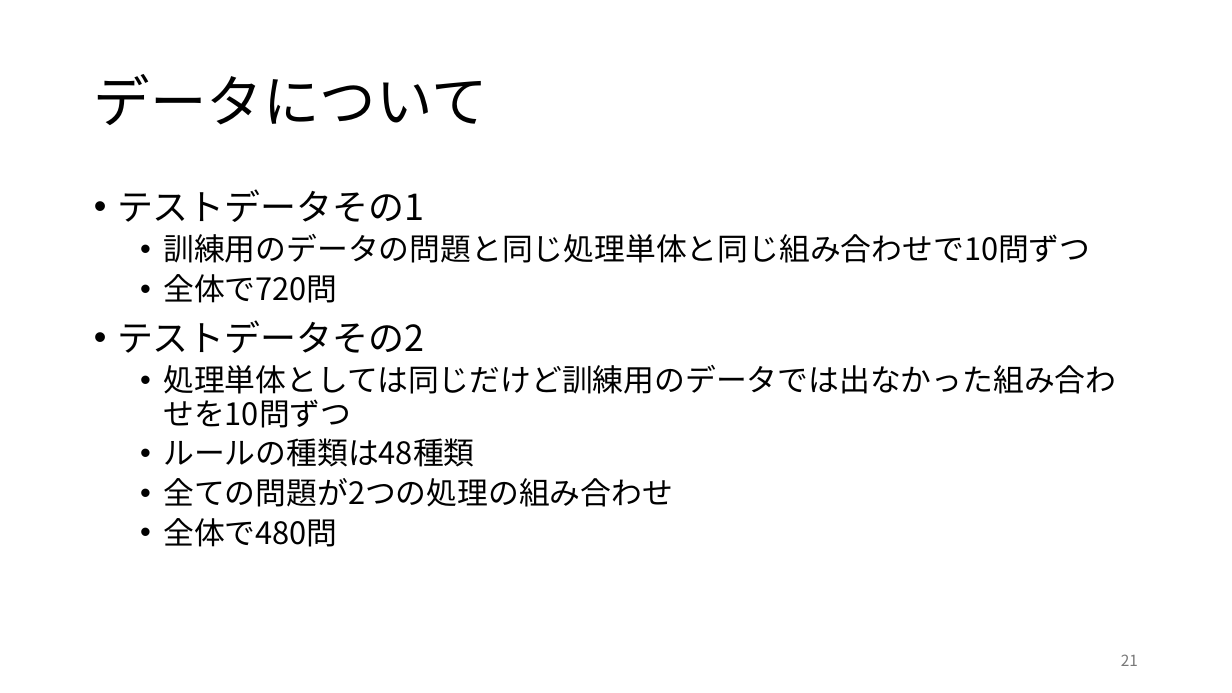
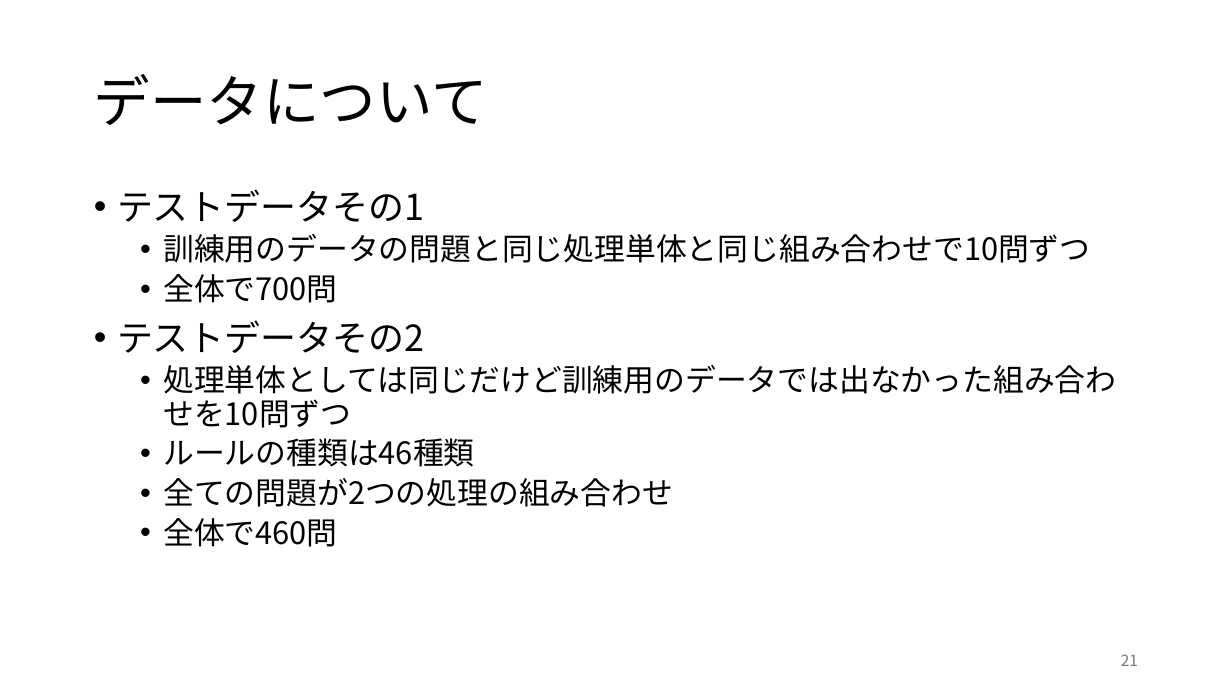
Before and after one commit to rollotea/array-task, a slide deck: slide 21 of 生成AIの追加学習による問題.pptx. Drawn at 1232x693 pixels with LibreOffice and Linux fonts; fonts in the diff are those of the drawing. Boxes give left, top, right and bottom in pixels: in the first picture for what was removed or moved away, otherwise in the second. Text is boxed around its words. In the diff, an @@ line names an element or a change of style, - is before the commit and + after.

```diff
--- a/生成AIの追加学習による問題.pptx
+++ b/生成AIの追加学習による問題.pptx
@@ text at [163, 274, 338, 303]: text changed @@
-  • 全体で720問
+  • 全体で700問
@@ text at [163, 438, 474, 467]: text changed @@
-  • ルールの種類は48種類
+  • ルールの種類は46種類
@@ text at [163, 518, 338, 547]: text changed @@
-  • 全体で480問
+  • 全体で460問
```
Also in this commit, not shown: 8 other slides changed, 1 slide added, 1 slide removed, 1 other file.
